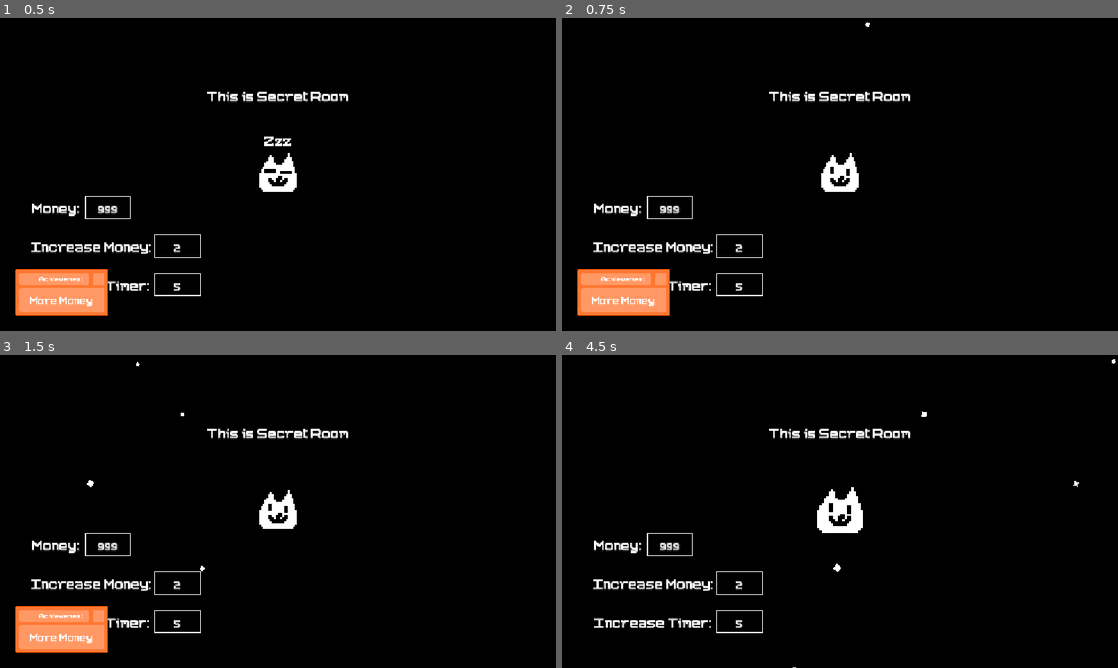
Above: before the commit, frames 1-4 (two rows, left to right).
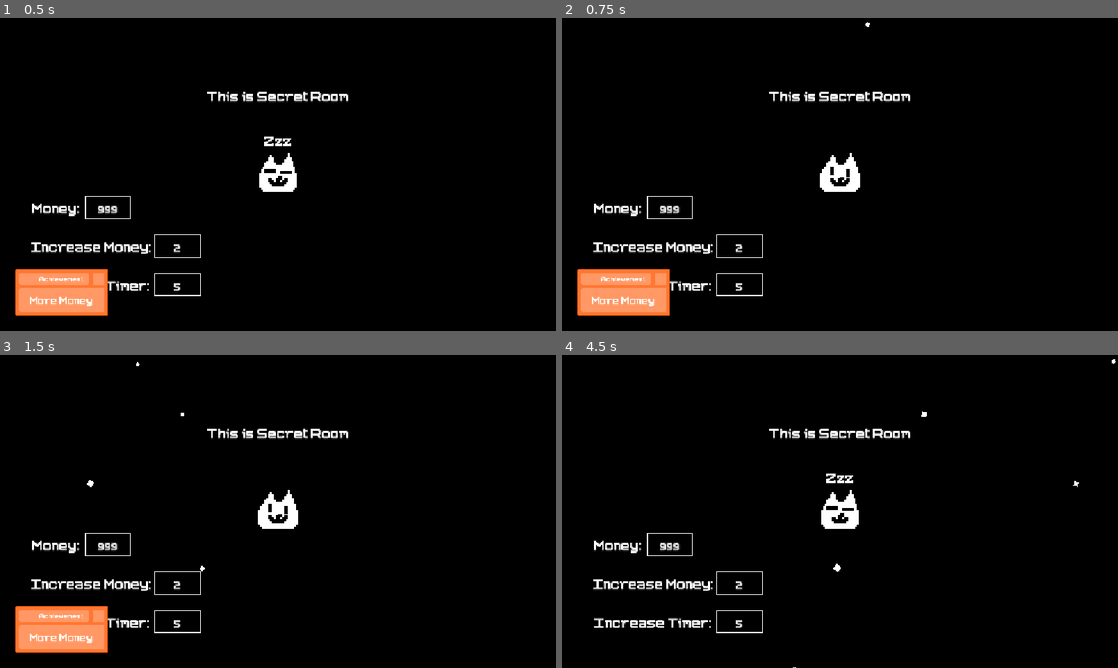
Above: after the commit, the same moments.

Repository: luckycatdevx/Leaf-it-Behind
Game: Godot game, scene res://src/secret_room.tscn
The game is run twice, just before and just after one commit, with the same random seed, the same clock (stepped at 60 frames per second) and the same inputs. This scene is started directly instead of the project's main scene. Sound files missing from this copy of the repository are replaced by a short silence.
Inputs (mouse positions are in pixels of both pictures, inside the frame that each line leads up to):
- Up to frame 1 (0.5 s): no input
- Up to frame 2 (0.75 s): click (840, 171) at 0.5 s, where only the run after the commit has a clickable "Zzz"
- Up to frame 3 (1.5 s): click (278, 508) at 1.25 s, where only the run after the commit has a clickable "Zzz"
- Up to frame 4 (4.5 s): click (840, 508) at 2 s, where only the run after the commit has a clickable "Zzz"; tap Enter at 2.75 s; drag from (840, 508) to (895, 442) at 2.77 s; drag from (728, 527) to (840, 508) at 3.52 s; move the mouse to (895, 442) at 4.27 s; tap Home (secret_room) at 4.35 s; click (895, 442) at 4.42 s

Frame 1 is identical in both runs. In frame 2, less than 0.1% of the frame differs, in the area x 46-54%, y 45-56%; in frame 3, less than 0.1%; in frame 4, 0.5%, in the area x 45-55%, y 37-57%.

Commit message:
Initial commit

Diff:
--- a/src/secret_room.gd
+++ b/src/secret_room.gd
@@ -1,7 +1,4 @@
 extends Control
-
-var mouse_in = false
-var press = false
 
 func _ready() -> void:
 	if not SaveManager.ach_secret_room:
@@ -12,16 +9,8 @@
 	$IMoney.text = str(SaveManager.increase_money)
 	$ITimer.text = str(SaveManager.increase_timer)
 
-func _input(event: InputEvent) -> void:
-	if event is InputEventMouseButton and event.button_index == MOUSE_BUTTON_LEFT:
-		if event.pressed:
-			$Animation.play("Wake Up")
-
-func _on_cat_mouse_entered() -> void:
-	mouse_in = true
-
-func _on_cat_mouse_exited() -> void:
-	mouse_in = false
+func _on_cat_pressed() -> void:
+	$Animation.play("Wake Up")
 
 func _on_money_text_changed(new_text) -> void:
 	SaveManager.money = new_text
--- a/src/secret_room.tscn
+++ b/src/secret_room.tscn
@@ -37,9 +37,6 @@
 "speed": 5.0
 }]
 
-[sub_resource type="CircleShape2D" id="CircleShape2D_g4v7s"]
-radius = 64.0
-
 [sub_resource type="Animation" id="Animation_fa14q"]
 length = 0.001
 tracks/0/type = "value"
@@ -175,6 +172,18 @@
 "update": 0,
 "values": [Color(1, 1, 1, 0), Color(1, 1, 1, 0), Color(1, 1, 1, 1)]
 }
+tracks/2/type = "value"
+tracks/2/imported = false
+tracks/2/enabled = true
+tracks/2/path = NodePath("Cat:disabled")
+tracks/2/interp = 1
+tracks/2/loop_wrap = true
+tracks/2/keys = {
+"times": PackedFloat32Array(0, 0.5),
+"transitions": PackedFloat32Array(1, 1),
+"update": 1,
+"values": [true, false]
+}
 
 [sub_resource type="Animation" id="Animation_hjed4"]
 resource_name = "2"
@@ -231,6 +240,18 @@
 "update": 1,
 "values": [true]
 }
+tracks/3/type = "value"
+tracks/3/imported = false
+tracks/3/enabled = true
+tracks/3/path = NodePath("Cat:disabled")
+tracks/3/interp = 1
+tracks/3/loop_wrap = true
+tracks/3/keys = {
+"times": PackedFloat32Array(0),
+"transitions": PackedFloat32Array(1),
+"update": 1,
+"values": [true]
+}
 
 [sub_resource type="AnimationLibrary" id="AnimationLibrary_463hh"]
 _data = {
@@ -344,24 +365,29 @@
 horizontal_alignment = 1
 vertical_alignment = 1
 
-[node name="Cat" type="Area2D" parent="." unique_id=1801657623]
+[node name="Cat" type="Button" parent="." unique_id=1034918128]
 visible = false
-position = Vector2(576, 320)
+layout_mode = 0
+offset_left = 512.0
+offset_top = 256.0
+offset_right = 640.0
+offset_bottom = 384.0
+disabled = true
+flat = true
 
 [node name="Sprite" type="AnimatedSprite2D" parent="Cat" unique_id=1079550720]
+position = Vector2(64, 64)
 scale = Vector2(4, 4)
 sprite_frames = SubResource("SpriteFrames_g4v7s")
 animation = &"1"
 autoplay = "1"
 
-[node name="Hitbox" type="CollisionShape2D" parent="Cat" unique_id=966188908]
-shape = SubResource("CircleShape2D_g4v7s")
-
 [node name="Zzz" type="Label" parent="Cat" unique_id=202524903]
-offset_left = -32.0
-offset_top = -88.0
-offset_right = 32.0
-offset_bottom = -48.0
+layout_mode = 0
+offset_left = 32.0
+offset_top = -24.0
+offset_right = 96.0
+offset_bottom = 16.0
 text = "Zzz"
 horizontal_alignment = 1
 vertical_alignment = 1
@@ -397,7 +423,6 @@
 [connection signal="text_changed" from="Money" to="." method="_on_money_text_changed"]
 [connection signal="text_changed" from="IMoney" to="." method="_on_i_money_text_changed"]
 [connection signal="text_changed" from="ITimer" to="." method="_on_i_timer_text_changed"]
-[connection signal="mouse_entered" from="Cat" to="." method="_on_cat_mouse_entered"]
-[connection signal="mouse_exited" from="Cat" to="." method="_on_cat_mouse_exited"]
+[connection signal="pressed" from="Cat" to="." method="_on_cat_pressed"]
 [connection signal="animation_finished" from="Animation2" to="." method="_on_animation_2_animation_finished"]
 [connection signal="finished" from="Music" to="." method="_on_music_finished"]
